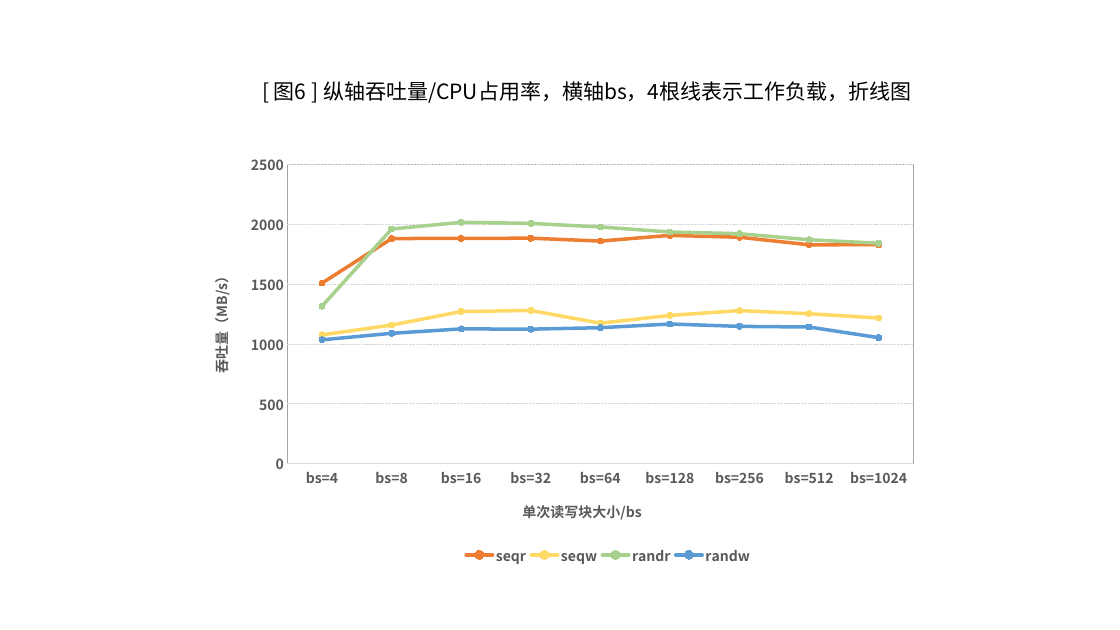
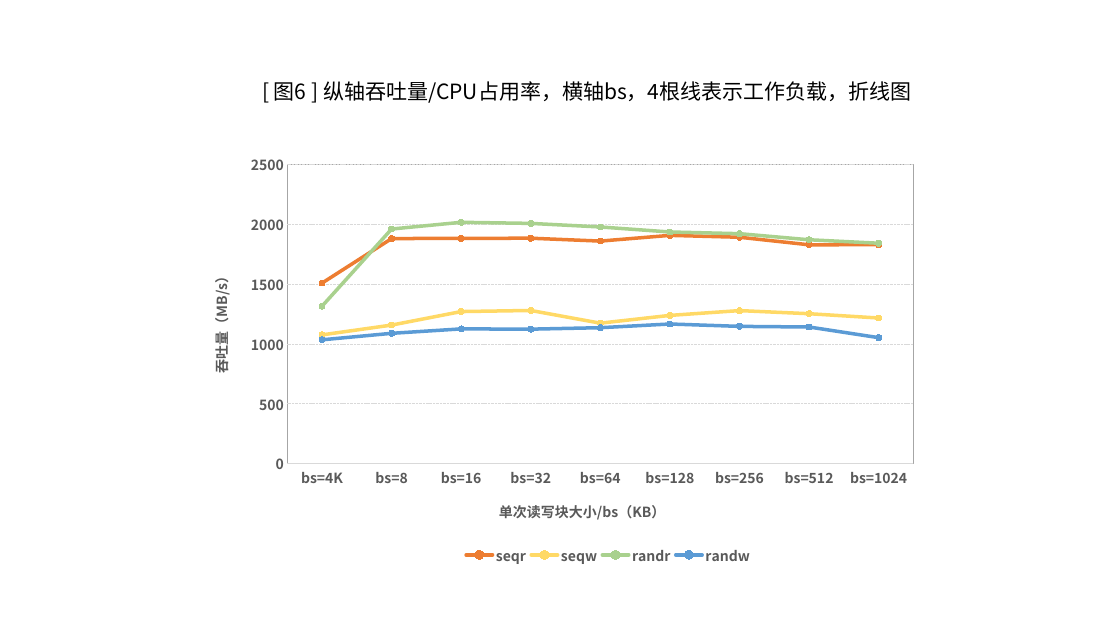
Before and after one commit to lingxu-wxw/intel-vdo-note, a slide deck: slide 14 of VDO测试图表.pptx (slide 12 before the commit). Drawn at 1120x630 pixels with LibreOffice and Linux fonts; fonts in the diff are those of the drawing. Boxes give left, top, right and bottom in pixels: in the first picture for what was removed or moved away, otherwise in the second. Text is boxed around its words. In the diff, an @@ line names an element or a change of style, - is before the commit and + after.

Commit message:
update 5.26

```diff
--- a/VDO测试图表.pptx
+++ b/VDO测试图表.pptx
@@ line chart at [192, 145, 928, 574] @@
-categories: bs=4, bs=8, bs=16, bs=32, bs=64, bs=128, bs=256, bs=512, bs=1024
+categories: bs=4K, bs=8, bs=16, bs=32, bs=64, bs=128, bs=256, bs=512, bs=1024
@@ category axis title "单次读写块大小/bs " to "单次读写块大小/bs（KB） " @@
```
Also in this commit, not shown: 1 other slide changed, 2 slides added.
